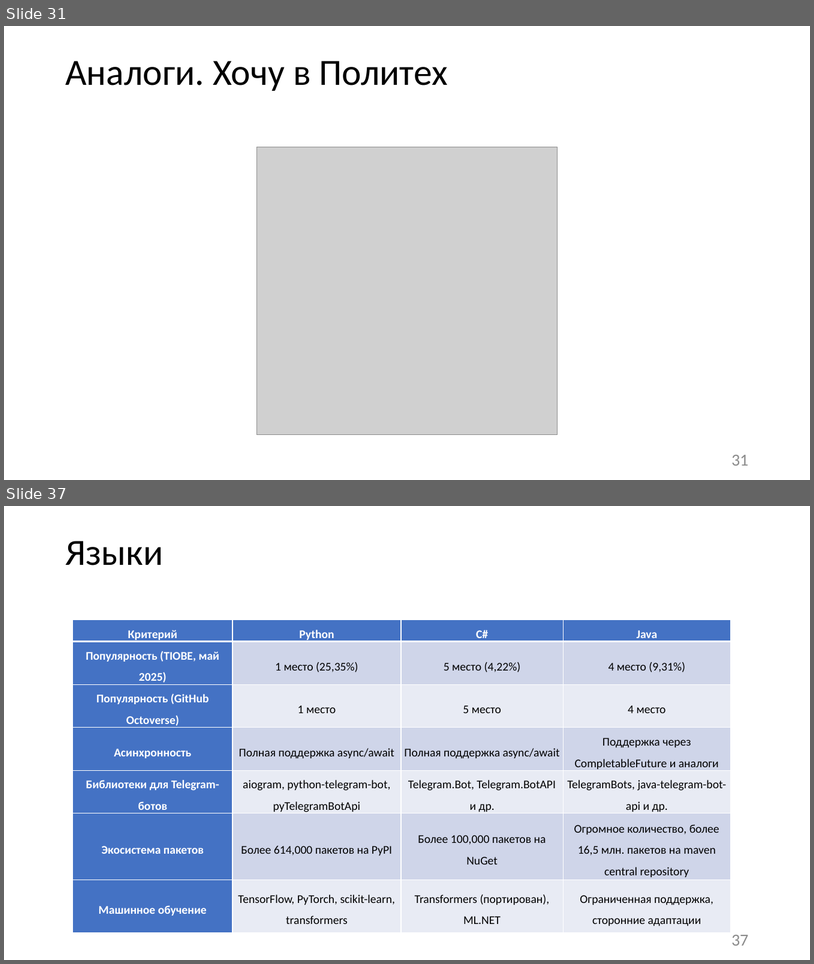
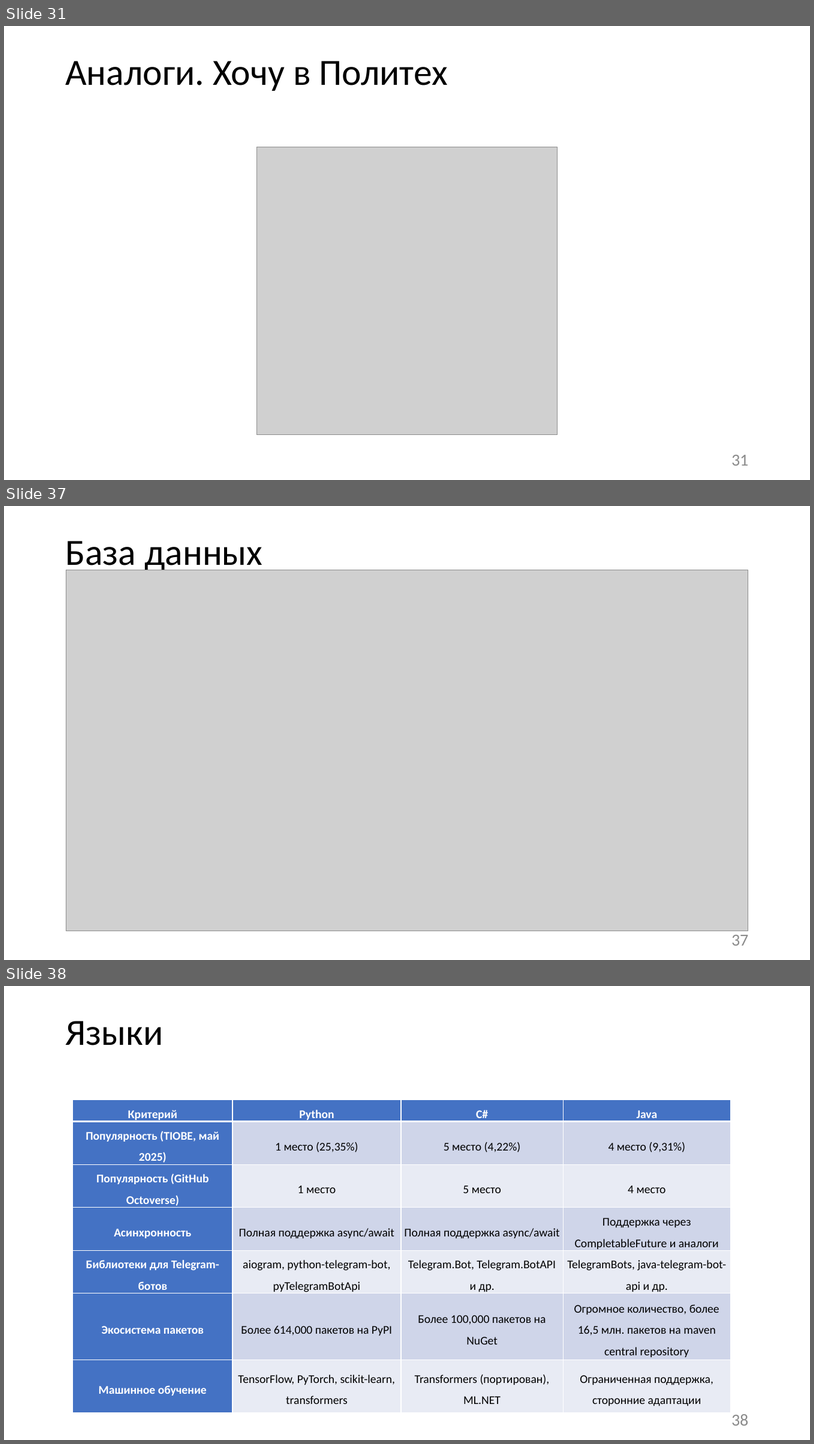
Before and after one commit to DimaOshchepkov/vyatsu_applicant_bot, a slide deck: reports/ПрезентацияОщепковДО.pptx. Shown one above the other, each under a label of ours: slides 31 and 37 before the commit, slides 31, 37 and 38 after it; the slides between them are not shown. The pictures are 814x964 and 814x1444 pixels, drawn with LibreOffice and Linux fonts; fonts in the diff are those of the drawing; grey boxes stand for pictures. Boxes give left, top, right and bottom in pixels: in the first picture for what was removed or moved away, otherwise in the second. Text is boxed around its words. In the diff, an @@ line names an element or a change of style, - is before the commit and + after.

```diff
--- a/reports/ПрезентацияОщепковДО.pptx
+++ b/reports/ПрезентацияОщепковДО.pptx
@@ slide 37 added at <box>4,506,810,960</box>, background #FFFFFF @@
@@ title added at <box>65,541,263,574</box>, 44 pt, text #000000 @@
+База данных
@@ picture added at <box>66,570,749,931</box> @@
@@ page number added at <box>732,934,749,945</box>, 20 pt, text #8C8C8C @@
+37
@@ what was slide 37 is now slide 38 @@
@@ page number at <box>732,1414,749,1425</box>: text changed @@
-37
+38
```
Also in this commit, not shown: 9 slides changed, 7 other files.
